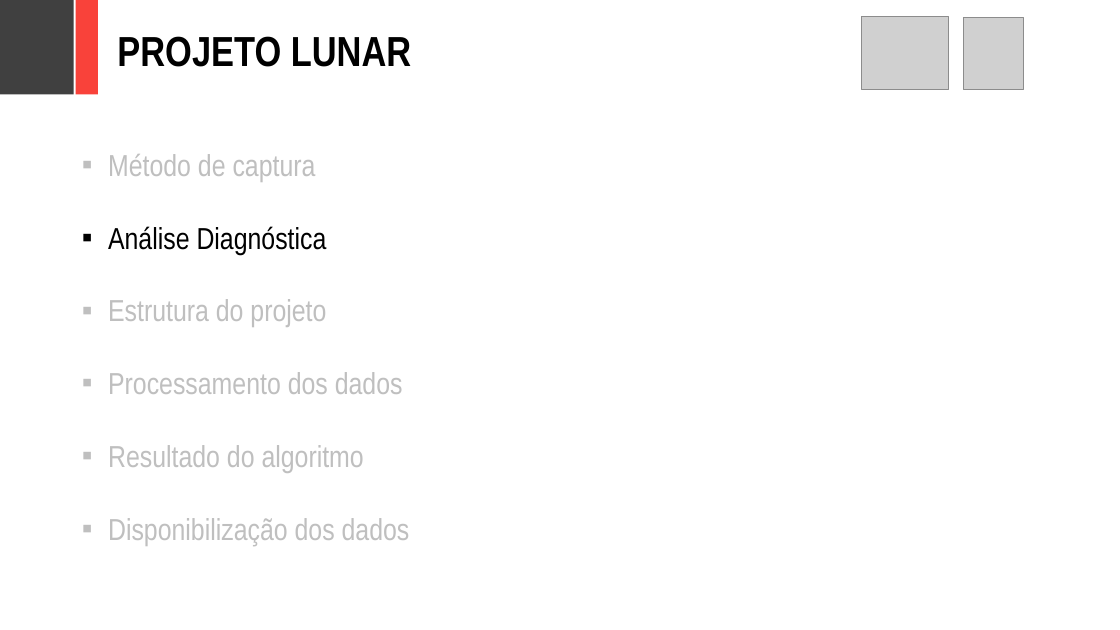
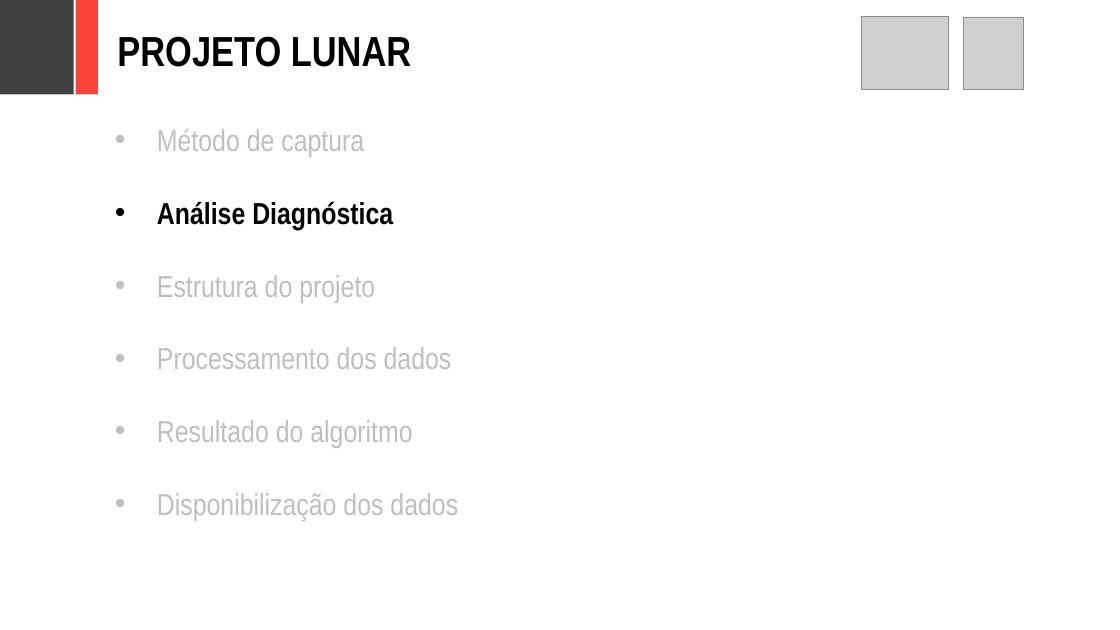
Before and after one commit to adornodev/TCC-Lunar, a slide deck: slide 16 of FinalCourseAssignment/Lunar.pptx (slide 19 before the commit). Drawn at 1120x630 pixels with LibreOffice and Linux fonts; fonts in the diff are those of the drawing; grey boxes stand for pictures. Boxes give left, top, right and bottom in pixels: in the first picture for what was removed or moved away, otherwise in the second. Text is boxed around its words. In the diff, an @@ line names an element or a change of style, - is before the commit and + after.

```diff
--- a/FinalCourseAssignment/Lunar.pptx
+++ b/FinalCourseAssignment/Lunar.pptx
@@ text "Método de captura" moved from (x1=108, y1=154, x2=410, y2=545) to (x1=157, y1=129, x2=458, y2=520) @@
@@ text "Método de captura" at (x1=157, y1=129, x2=458, y2=520): bold on in "Análise Diagnóstica"; bullet ▪ to • @@
```
Also in this commit, not shown: 18 other slides changed, 1 slide added, 4 slides removed, 2 other files.
